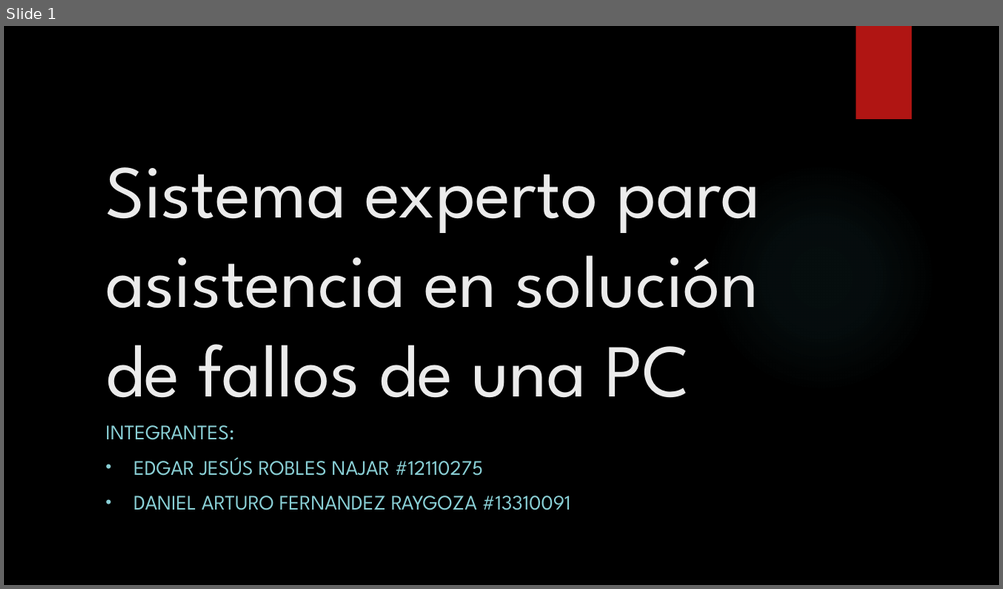
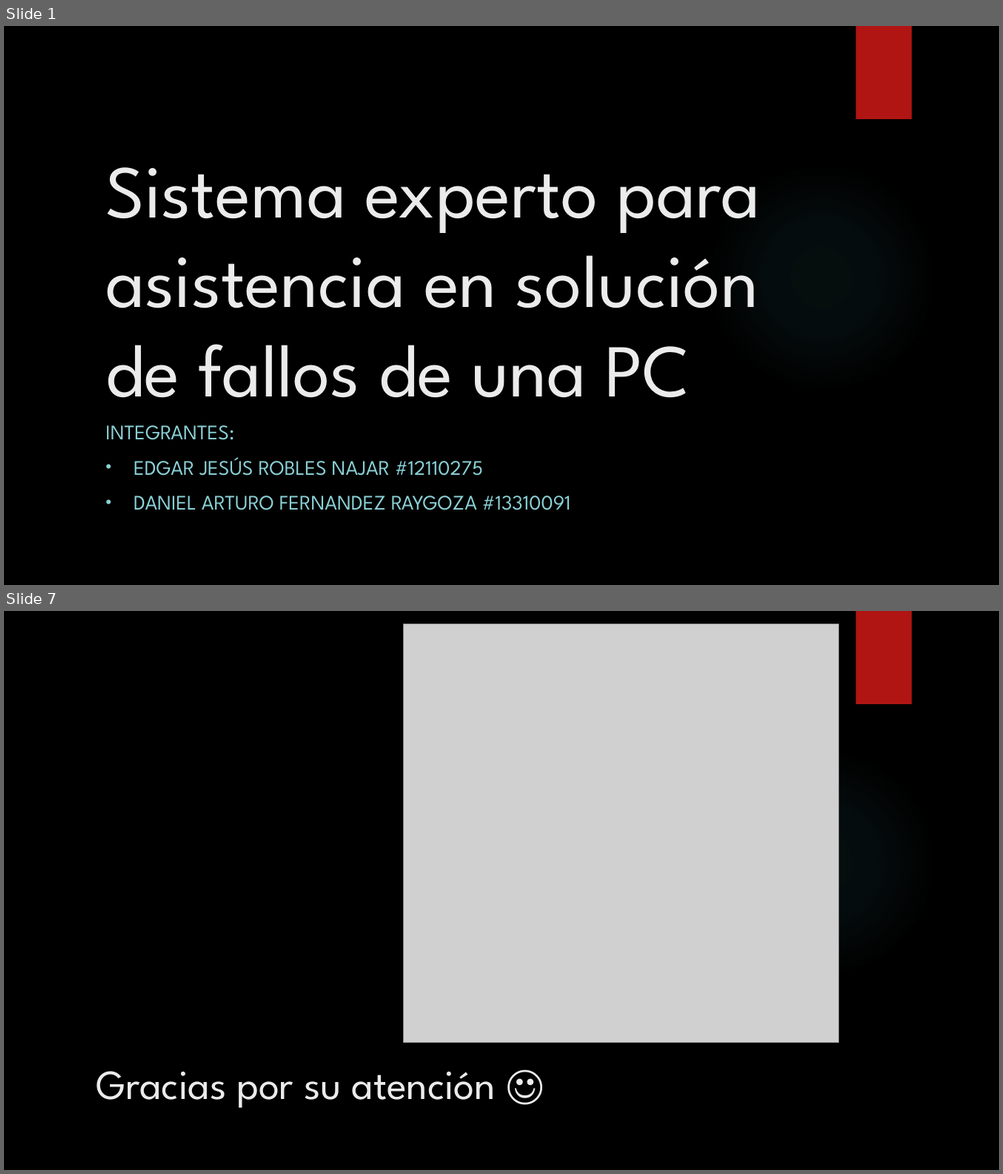
Before and after one commit to EdgarJRobles/CLIPS_troubleshoot_software-hardware, a slide deck: Presentacion expertos.pptx. Shown one above the other, each under a label of ours: slide 1 before the commit, slides 1 and 7 after it; the slides between them are not shown. The pictures are 1003x589 and 1003x1174 pixels, drawn with LibreOffice and Linux fonts; fonts in the diff are those of the drawing; grey boxes stand for pictures; background and template pictures are left out. Boxes give left, top, right and bottom in pixels: in the first picture for what was removed or moved away, otherwise in the second. Text is boxed around its words. In the diff, an @@ line names an element or a change of style, - is before the commit and + after.

```diff
--- a/Presentacion expertos.pptx
+++ b/Presentacion expertos.pptx
@@ slide 7 added at (x1=4, y1=611, x2=999, y2=1170), background picture (left out); not listed: 2 template elements that a slide beside it also shows @@
@@ picture added at (x1=403, y1=624, x2=838, y2=1043) @@
@@ title added at (x1=96, y1=1071, x2=496, y2=1108), 40 pt, text #EBEBEB @@
+Gracias por su atención ☺
```
Also in this commit, not shown: 1 slide changed, 4 other slides added.
